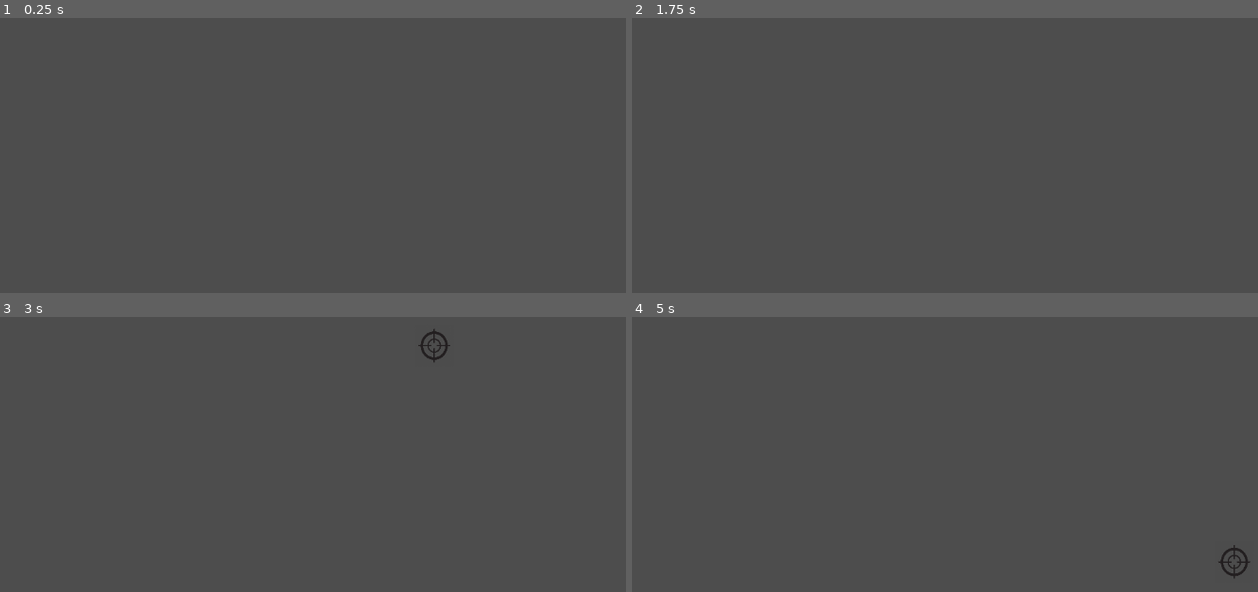
Above: before the commit, frames 1-4 (two rows, left to right).
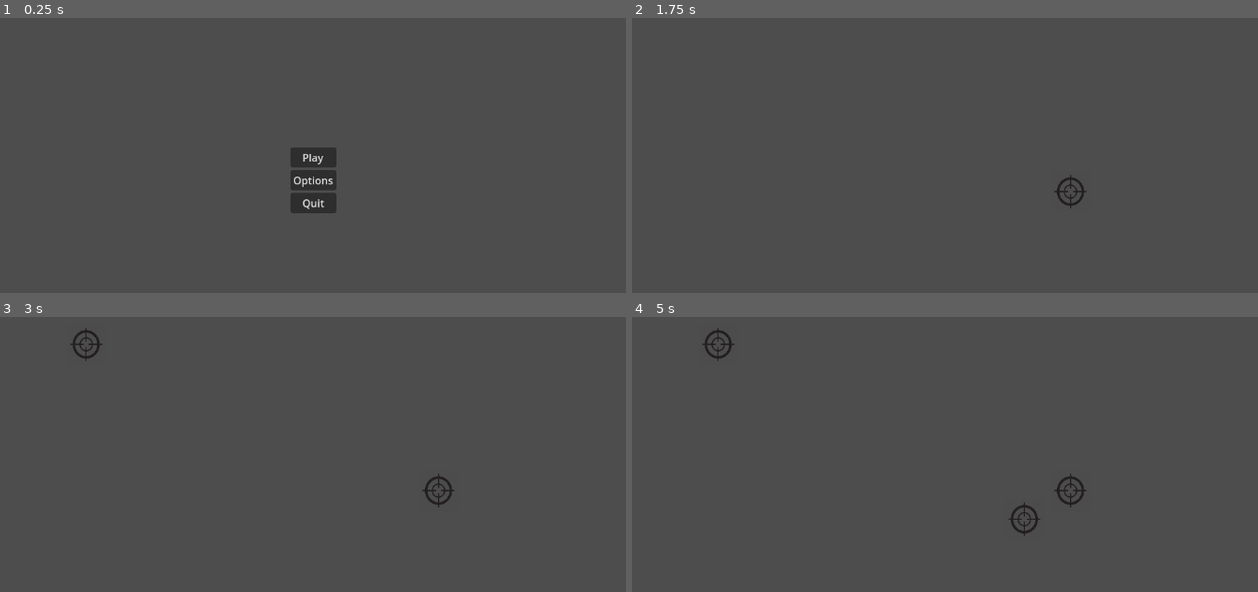
Above: after the commit, the same moments.

Repository: eric-clayton/aim-trainer
Game: Godot game, scene res://Scenes/main_menu.tscn
Two runs of this game, one before a commit and one after it. Both use one fixed random seed, a clock stepped at 60 frames per second and the inputs below. Before the commit the project starts from res://Scenes/main.tscn.
Inputs (mouse positions are in pixels of both pictures, inside the frame that each line leads up to):
- Up to frame 1 (0.25 s): no input
- Up to frame 2 (1.75 s): click (945, 158) at 0.5 s, where only the run after the commit has a clickable "Play"; tap Enter at 1.25 s; move the mouse to (1070, 191) at 1.27 s; click (1070, 191) at 1.42 s
- Up to frame 3 (3 s): move the mouse to (87, 344) at 2.02 s; click (87, 344) at 2.17 s; move the mouse to (388, 385) at 2.77 s; click (388, 385) at 2.92 s
- Up to frame 4 (5 s): tap Space at 3.5 s; move the mouse to (1063, 344) at 3.52 s; click (1063, 344) at 3.67 s; tap Enter at 4.25 s; move the mouse to (1026, 520) at 4.27 s; click (1026, 520) at 4.42 s

The runs differ from the first frame. In frame 1, 1.5% of the frame differs, in the area x 46-54%, y 47-71%; in frame 2, 0.2%; in frame 3, 0.5%; in frame 4, 0.7%.

Commit message:
fixed end screen

Diff:
--- a/Scenes/end_menu.tscn
+++ b/Scenes/end_menu.tscn
@@ -4,9 +4,11 @@
 
 [node name="EndMenu" type="Control"]
 layout_mode = 3
-anchors_preset = 15
-anchor_right = 1.0
-anchor_bottom = 1.0
+anchors_preset = 8
+anchor_left = 0.5
+anchor_top = 0.5
+anchor_right = 0.5
+anchor_bottom = 0.5
 grow_horizontal = 2
 grow_vertical = 2
 script = ExtResource("1_rullw")
--- a/Scenes/main.tscn
+++ b/Scenes/main.tscn
@@ -1,6 +1,7 @@
-[gd_scene load_steps=3 format=3 uid="uid://u7p8h300oxn0"]
+[gd_scene load_steps=4 format=3 uid="uid://u7p8h300oxn0"]
 
 [ext_resource type="Script" path="res://Scripts/main.gd" id="1_nd61c"]
+[ext_resource type="PackedScene" uid="uid://d2s1uam1a4gqg" path="res://Scenes/end_menu.tscn" id="2_hrqtk"]
 
 [sub_resource type="Curve2D" id="Curve2D_pbxd0"]
 
@@ -11,3 +12,9 @@
 curve = SubResource("Curve2D_pbxd0")
 
 [node name="TargetTimer" type="Timer" parent="."]
+
+[node name="EndMenu" parent="." instance=ExtResource("2_hrqtk")]
+offset_left = 586.0
+offset_top = 318.0
+offset_right = 586.0
+offset_bottom = 318.0
--- a/Scripts/main.gd
+++ b/Scripts/main.gd
@@ -7,11 +7,10 @@
 
 # The path to the target scene
 const TARGET_SCENE = "res://Scenes/target.tscn"
-const END_SCENE = "res://Scenes/end_menu.tscn"
 
 @onready var timer: Timer = $TargetTimer
 # Load the end scene
-@onready var end_scene = load(END_SCENE)
+@onready var end_scene = $EndMenu
 # Load the target scene
 @onready var target_scene = load(TARGET_SCENE)
 # Get the screen size
@@ -29,6 +28,7 @@
 func _ready():
 	timer.timeout.connect(spawn_target)
 	timer.start()
+	end_scene.visible = false
 
 func _on_target_hide(target):
 	active_target_locs.pop_front()
@@ -86,6 +86,5 @@
 	return Vector2(-1,-1)
 
 func end_game():
-	var end = end_scene.instantiate()
-	add_child(end)
-	end.Accuracy.text = "Accuracy: " + str(accuracy)  + "%"
+	end_scene.visible = true
+	end_scene.Accuracy.text = "Accuracy: " + str(accuracy)  + "%"
--- a/project.godot
+++ b/project.godot
@@ -11,7 +11,7 @@
 [application]
 
 config/name="Aim-trainer"
-run/main_scene="res://Scenes/main.tscn"
+run/main_scene="res://Scenes/main_menu.tscn"
 config/features=PackedStringArray("4.2", "Forward Plus")
 
 [input]
